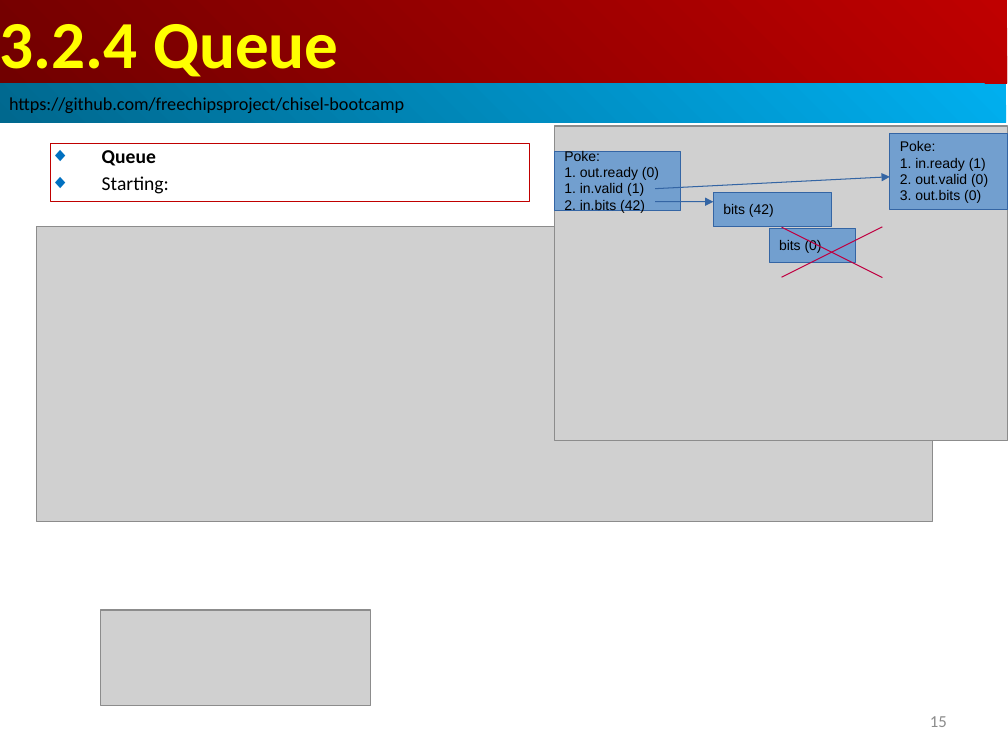
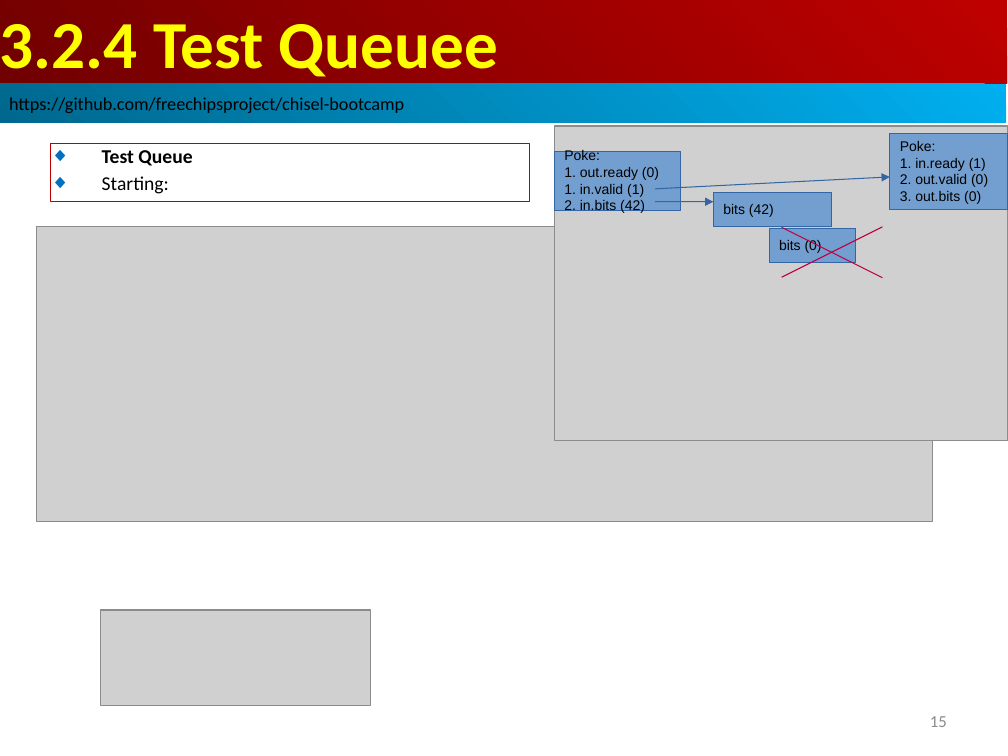
Before and after one commit to peterhchen/AIU_CS800_Chisel, a slide deck: slide 15 of 300_UCB_BC/003.2_StdLib/000_Video/003.2_StdLib.ppt. Drawn at 1008x756 pixels with LibreOffice and Linux fonts; fonts in the diff are those of the drawing; grey boxes stand for pictures. Boxes give left, top, right and bottom in pixels: in the first picture for what was removed or moved away, otherwise in the second. Text is boxed around its words. In the diff, an @@ line names an element or a change of style, - is before the commit and + after.

```diff
--- a/300_UCB_BC/003.2_StdLib/000_Video/003.2_StdLib.ppt
+++ b/300_UCB_BC/003.2_StdLib/000_Video/003.2_StdLib.ppt
@@ text in rectangle at <box>0,24,499,85</box>: text changed @@
-3.2.4 Queue
+3.2.4 Test Queuee
@@ text in rectangle at <box>102,150,192,166</box>: text changed @@
-◆ Queue
+◆ Test Queue
```
Also in this commit, not shown: 9 other slides changed, 19 slides added.
